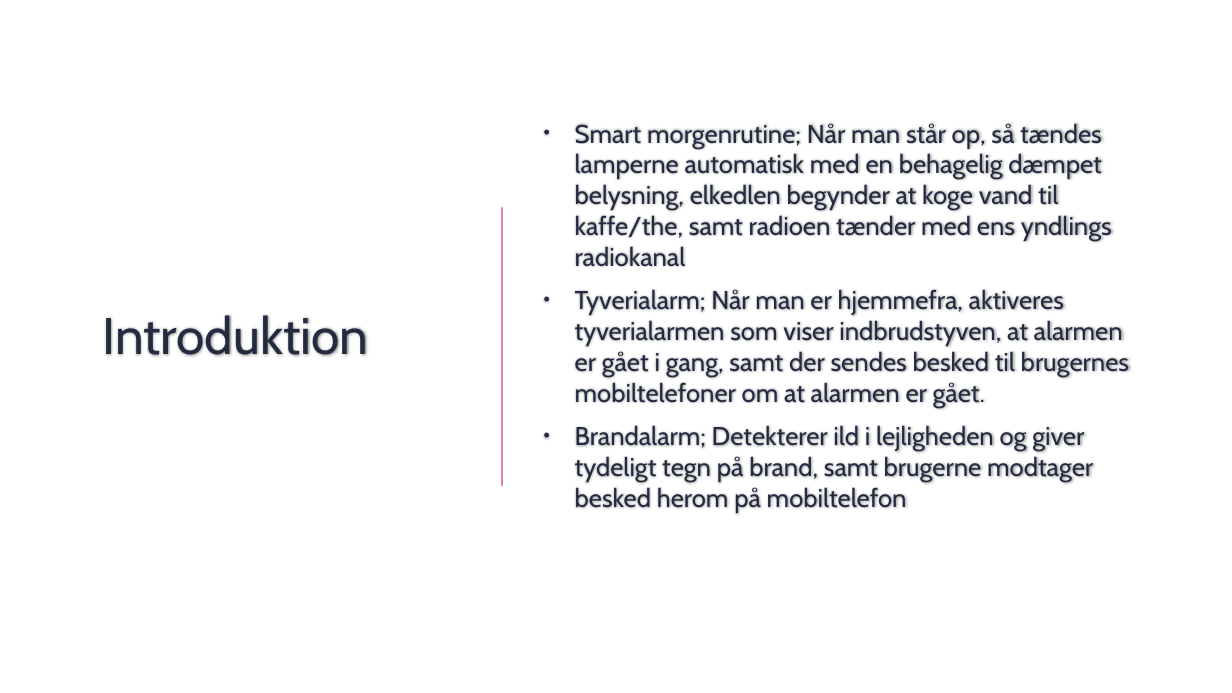
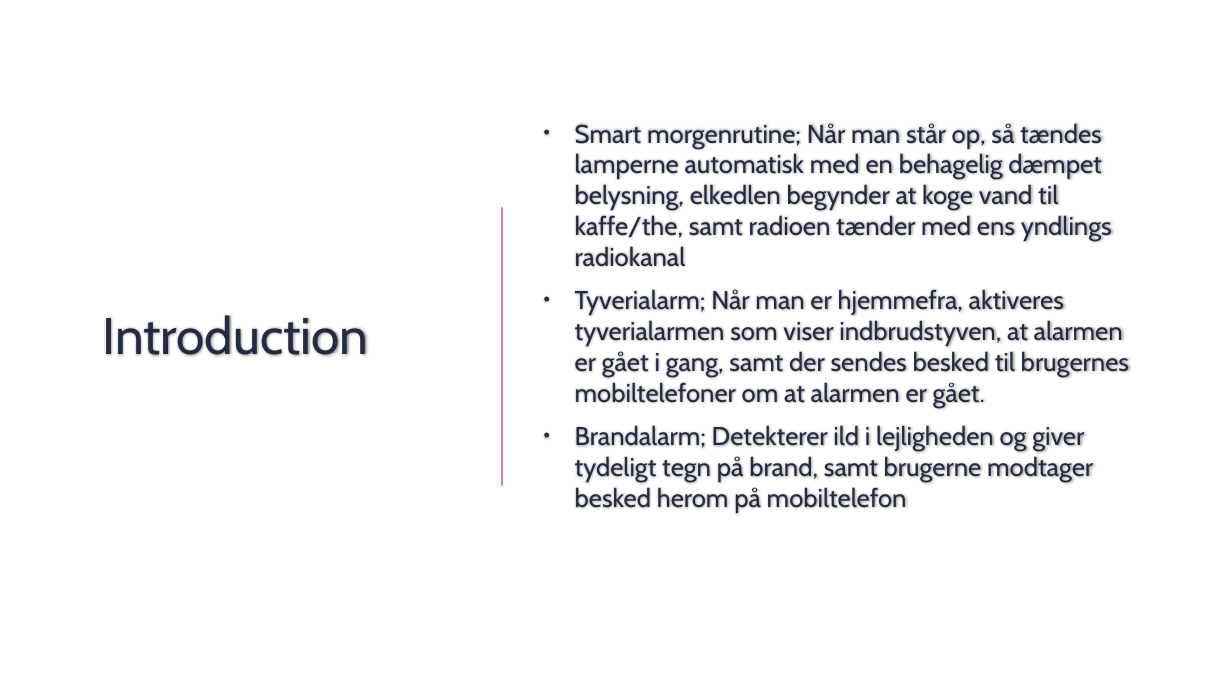
Before and after one commit to larsuldall/IOT05-Project, a slide deck: slide 2 of Documentation/Presentation/Project presentation - Lars Juhl.pptx. Drawn at 1232x693 pixels with LibreOffice and Linux fonts; fonts in the diff are those of the drawing; background and template pictures are left out. Boxes give left, top, right and bottom in pixels: in the first picture for what was removed or moved away, otherwise in the second. Text is boxed around its words. In the diff, an @@ line names an element or a change of style, - is before the commit and + after.

```diff
--- a/Documentation/Presentation/Project presentation - Lars Juhl.pptx
+++ b/Documentation/Presentation/Project presentation - Lars Juhl.pptx
@@ title at box(103, 315, 369, 356): text changed @@
-Introduktion
+Introduction
```
Also in this commit, not shown: 2 other slides changed, 2 slides added, 1 other file.
